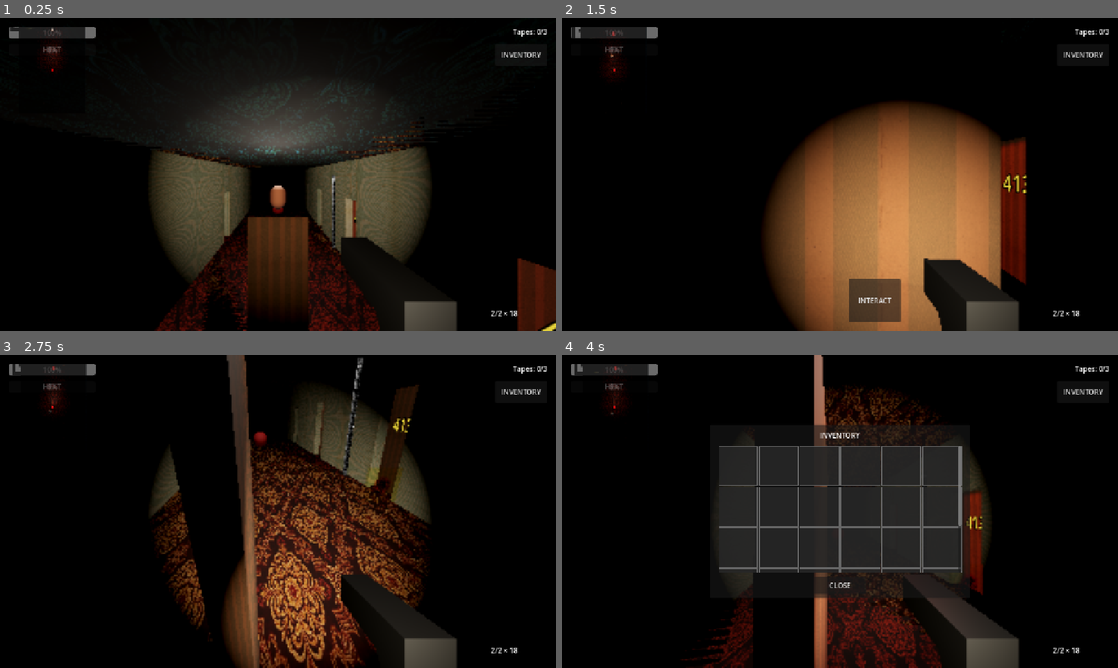
Above: before the commit, frames 1-4 (two rows, left to right).
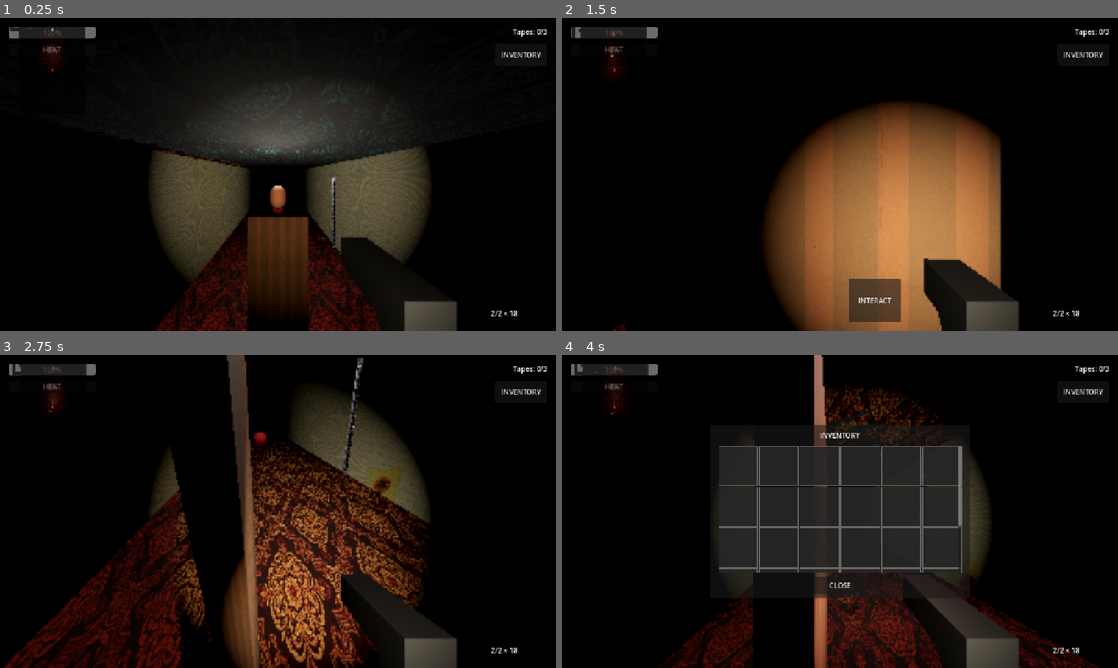
Above: after the commit, the same moments.

Repository: sergesvalov/alex_fight
Game: Godot game, scene res://scenes/levels/hotel_siberia/hotel_level_4.tscn
Same seed, same stepped clock (60 frames per second), same inputs: the game is played once before the commit and once after it. Sound files missing from this copy of the repository are replaced by a short silence.
Inputs (mouse positions are in pixels of both pictures, inside the frame that each line leads up to):
- Up to frame 1 (0.25 s): no input
- Up to frame 2 (1.5 s): tap Enter at 0.5 s; move the mouse to (867, 174) at 0.52 s; hold Up (ui_up) from 0.53 s (still down); click (867, 174) at 0.6 s; move the mouse to (812, 174) at 1.27 s; tap E at 1.35 s
- Up to frame 3 (2.75 s): release Up (ui_up) at 2 s; click "INTERACT" at 2 s
- Up to frame 4 (4 s): move the mouse to (851, 505) at 2.77 s; hold Up (ui_up) from 2.78 s (still down); tap I at 2.85 s; tap Space at 3.5 s; move the mouse to (834, 517) at 3.52 s; tap V at 3.6 s

The runs differ from the first frame. In frame 1, 2.6% of the frame differs, in the area x 23-100%, y 34-100%; in frame 2, 2.1%; in frame 3, 6.8%, in the area x 0-76%, y 9-100%; in frame 4, 2.2%.
Error in both runs: Invalid assignment of property or key 'patrol_points' with value of type 'Array' on a base object of type 'CharacterBody3D (CerberusAI)'. (res://scripts/levels…

Commit message:
feat: add automated room patching scripts and updated hotel room scene geometry to include corridor doors

Diff:
--- /dev/null
+++ b/patch_room_doors.gd
@@ -0,0 +1,64 @@
+extends SceneTree
+
+func _init():
+	var DOOR_SCENE = preload("res://entities/props/door.tscn")
+
+	var scenes_to_patch = [
+		{
+			"path": "res://scenes/levels/hotel_siberia/rooms/single_room.tscn",
+			"hole_pos": Vector3(-2.75, 1.025, -0.25),
+			"door_pos": Vector3(-3.05, 0, -0.25),
+			"door_basis": Basis(Vector3(0, 1, 0), -PI/2)
+		},
+		{
+			"path": "res://scenes/levels/hotel_siberia/rooms/double_room.tscn",
+			"hole_pos": Vector3(4.0, 1.025, 0.5),
+			"door_pos": Vector3(4.3, 0, 0.5),
+			"door_basis": Basis(Vector3(0, 1, 0), PI/2)
+		},
+		{
+			"path": "res://scenes/levels/hotel_siberia/rooms/double_room_large.tscn",
+			"hole_pos": Vector3(4.0, 1.025, 0.5),
+			"door_pos": Vector3(4.3, 0, 0.5),
+			"door_basis": Basis(Vector3(0, 1, 0), PI/2)
+		}
+	]
+
+	for data in scenes_to_patch:
+		var pack = load(data["path"]) as PackedScene
+		if not pack:
+			print("Could not load ", data["path"])
+			continue
+
+		var root = pack.instantiate()
+
+		# 1. Add CorridorHole
+		if not root.has_node("CorridorHole"):
+			var hole = CSGBox3D.new()
+			hole.name = "CorridorHole"
+			hole.operation = CSGBox3D.OPERATION_SUBTRACTION
+			hole.size = Vector3(1.2, 2.05, 1.0)
+			hole.position = data["hole_pos"]
+			root.add_child(hole)
+			hole.owner = root
+			print("Added CorridorHole to ", data["path"])
+
+		# 2. Add MainDoor
+		if not root.has_node("MainDoor"):
+			var door = DOOR_SCENE.instantiate()
+			door.name = "MainDoor"
+			door.position = data["door_pos"]
+			door.basis = data["door_basis"]
+			root.add_child(door)
+			door.owner = root
+
+			# Make all children of instanced scene owned by root too, if needed
+			# Usually not needed if they are part of the packed scene
+			print("Added MainDoor to ", data["path"])
+
+		var new_pack = PackedScene.new()
+		new_pack.pack(root)
+		ResourceSaver.save(new_pack, data["path"])
+		print("Saved ", data["path"])
+
+	quit()
--- /dev/null
+++ b/patch_rooms_godot.gd
@@ -0,0 +1,60 @@
+@tool
+extends EditorScript
+
+func _run():
+	var DOOR_SCENE = load("res://entities/props/door.tscn")
+
+	var scenes_to_patch = [
+		{
+			"path": "res://scenes/levels/hotel_siberia/rooms/single_room.tscn",
+			"hole_pos": Vector3(-2.75, 1.025, -0.25),
+			"door_pos": Vector3(-3.05, 0, -0.25),
+			"door_basis": Basis(Vector3(0, 1, 0), -PI/2)
+		},
+		{
+			"path": "res://scenes/levels/hotel_siberia/rooms/double_room.tscn",
+			"hole_pos": Vector3(4.0, 1.025, 0.5),
+			"door_pos": Vector3(4.3, 0, 0.5),
+			"door_basis": Basis(Vector3(0, 1, 0), PI/2)
+		},
+		{
+			"path": "res://scenes/levels/hotel_siberia/rooms/double_room_large.tscn",
+			"hole_pos": Vector3(4.0, 1.025, 0.5),
+			"door_pos": Vector3(4.3, 0, 0.5),
+			"door_basis": Basis(Vector3(0, 1, 0), PI/2)
+		}
+	]
+
+	for data in scenes_to_patch:
+		var pack = load(data["path"]) as PackedScene
+		if not pack:
+			print("Could not load ", data["path"])
+			continue
+
+		var root = pack.instantiate()
+
+		# 1. Add CorridorHole
+		if not root.has_node("CorridorHole"):
+			var hole = CSGBox3D.new()
+			hole.name = "CorridorHole"
+			hole.operation = CSGBox3D.OPERATION_SUBTRACTION
+			hole.size = Vector3(1.2, 2.05, 1.0)
+			hole.position = data["hole_pos"]
+			root.add_child(hole)
+			hole.owner = root
+			print("Added CorridorHole to ", data["path"])
+
+		# 2. Add MainDoor
+		if not root.has_node("MainDoor"):
+			var door = DOOR_SCENE.instantiate()
+			door.name = "MainDoor"
+			door.position = data["door_pos"]
+			door.basis = data["door_basis"]
+			root.add_child(door)
+			door.owner = root
+			print("Added MainDoor to ", data["path"])
+
+		var new_pack = PackedScene.new()
+		new_pack.pack(root)
+		ResourceSaver.save(new_pack, data["path"])
+		print("Saved ", data["path"])
--- a/scenes/levels/hotel_siberia/rooms/double_room.tscn
+++ b/scenes/levels/hotel_siberia/rooms/double_room.tscn
@@ -134,3 +134,14 @@
 
 [node name="Occluder" type="OccluderInstance3D" parent="WallW"]
 occluder = SubResource("BoxOccluder3D_WallW")
+
+
+
+
+[node name="CorridorHole" type="CSGBox3D" parent="."]
+transform = Transform3D(1, 0, 0, 0, 1, 0, 0, 0, 1, 4.0, 1.025, 0.5)
+operation = 2
+size = Vector3(1.2, 2.05, 1.0)
+
+[node name="MainDoor" parent="." instance=ExtResource("7_door")]
+transform = Transform3D(0, 0, -1, 0, 1, 0, 1, 0, 0, 4.3, 0, 0.5)
--- a/scenes/levels/hotel_siberia/rooms/double_room_large.tscn
+++ b/scenes/levels/hotel_siberia/rooms/double_room_large.tscn
@@ -158,3 +158,14 @@
 
 [node name="Occluder3" type="OccluderInstance3D" parent="WallE_R"]
 occluder = SubResource("BoxOccluder3D_WallE")
+
+
+
+
+[node name="CorridorHole" type="CSGBox3D" parent="."]
+transform = Transform3D(1, 0, 0, 0, 1, 0, 0, 0, 1, 4.0, 1.025, 0.5)
+operation = 2
+size = Vector3(1.2, 2.05, 1.0)
+
+[node name="MainDoor" parent="." instance=ExtResource("7_door")]
+transform = Transform3D(0, 0, -1, 0, 1, 0, 1, 0, 0, 4.3, 0, 0.5)
--- a/scenes/levels/hotel_siberia/rooms/single_room.tscn
+++ b/scenes/levels/hotel_siberia/rooms/single_room.tscn
@@ -123,3 +123,12 @@
 
 [node name="Occluder" type="OccluderInstance3D" parent="WC_WallE"]
 occluder = SubResource("BoxOccluder3D_WC_WallE")
+
+
+[node name="CorridorHole" type="CSGBox3D" parent="."]
+transform = Transform3D(1, 0, 0, 0, 1, 0, 0, 0, 1, -2.75, 1.025, -0.25)
+operation = 2
+size = Vector3(1.2, 2.05, 1.0)
+
+[node name="MainDoor" parent="." instance=ExtResource("6_door")]
+transform = Transform3D(0, 0, 1, 0, 1, 0, -1, 0, 0, -3.05, 0, -0.25)
--- a/scripts/levels/hotel_level_generator_geometry.gd
+++ b/scripts/levels/hotel_level_generator_geometry.gd
@@ -54,11 +54,9 @@
 
 		if is_left:
 			room = double_room_large_scene.instantiate() if data["type"] == "large" else double_room_scene.instantiate()
-			HotelDoorGenerator.create_room_main_door(room, Vector3(4.3, 0, 0.5), true)
 			HotelDoorGenerator.create_room_wc_door(room, Vector3(1.55, 0, -3.6), true)
 		else:
 			room = single_room_scene.instantiate()
-			HotelDoorGenerator.create_room_main_door(room, Vector3(-3.05, 0, -0.25), false)
 			HotelDoorGenerator.create_room_wc_door(room, Vector3(-2.2, 0, -0.25), false)
 
 		room.name = prefix + room_number
@@ -87,28 +85,13 @@
 		if "carpet_color" in room:
 			room.carpet_color = carpet_color
 
-		var flip_mult = -1.0 if is_flipped else 1.0
-		var current_door_offset = (room_door_z_offset if is_left else -0.25 * GlobalConfig.get_floor_scale()) * flip_mult
-		var half_opening = room_door_opening_width / 2.0
-		var door_center_z = c_z + current_door_offset
-		var door_top_z = door_center_z + half_opening
-		var door_bottom_z = door_center_z - half_opening
-
-		if prev_z > door_top_z:
-			_create_wall(parent, "CorrWall_" + side_str + str(i), Vector3(wall_x, 0, (prev_z + door_top_z) / 2.0), prev_z - door_top_z)
-
-		var lintel_height = corridor_height - room_door_height
-		if lintel_height > 0.01:
-			var lintel_y = room_door_height + lintel_height / 2.0
-			_create_csg_box(parent, "CorrWall_" + side_str + "Lintel_" + str(i), Vector3(wall_x, lintel_y, door_center_z), Vector3(wall_thickness, lintel_height, room_door_opening_width), false, false)
-
-		prev_z = door_bottom_z
-
+	# Generate continuous corridor wall using CSG Subtraction from rooms
 	var f_scale = GlobalConfig.get_floor_scale()
 	var end_wall_z = -30.0 * f_scale if is_left else -20.0 * f_scale
-
-	if prev_z > end_wall_z:
-		_create_wall(parent, "CorrWall_" + side_str + "end", Vector3(wall_x, 0, (end_wall_z + prev_z) / 2.0), prev_z - end_wall_z)
+	var wall_length = corridor_start_z - end_wall_z
+	var wall_center_z = (corridor_start_z + end_wall_z) / 2.0
+
+	_create_wall(parent, "CorrWall_Solid_" + side_str, Vector3(wall_x, 0, wall_center_z), wall_length)
 
 func _generate_map_decals(parent: Node3D) -> void:
 	# Place near the elevator (North end) where it's a solid wall on both sides
--- /dev/null
+++ b/tests/dump_all.gd
@@ -0,0 +1,25 @@
+extends SceneTree
+
+func _init() -> void:
+    var gen_script = load("res://scripts/levels/hotel_level_generator.gd")
+    var generator = Node3D.new()
+    generator.set_script(gen_script)
+    root.add_child(generator)
+
+    generator._generate_level()
+
+    var file = FileAccess.open("res://tests/all_nodes_dump.txt", FileAccess.WRITE)
+
+    var queue = [generator]
+    while queue.size() > 0:
+        var curr = queue.pop_back()
+        var global_pos = curr.global_transform.origin if "global_transform" in curr else Vector3.ZERO
+        var parent = curr.get_parent().name if curr.get_parent() else "None"
+        file.store_string(curr.name + " (Parent: " + parent + ") type: " + curr.get_class() + " pos: " + str(global_pos) + "\n")
+
+        for child in curr.get_children():
+            queue.append(child)
+
+    file.close()
+    print("Done dumping to res://tests/all_nodes_dump.txt")
+    quit(0)
--- /dev/null
+++ b/tests/dump_doors.gd
@@ -0,0 +1,29 @@
+extends SceneTree
+
+func _init() -> void:
+    var gen_script = load("res://scripts/levels/hotel_level_generator.gd")
+    var generator = Node3D.new()
+    generator.set_script(gen_script)
+    root.add_child(generator)
+
+    generator._generate_level()
+
+    await get_tree().process_frame
+    await get_tree().process_frame
+
+    var file = FileAccess.open("res://tests/doors_dump.txt", FileAccess.WRITE)
+
+    var queue = [generator]
+    while queue.size() > 0:
+        var curr = queue.pop_back()
+        if curr.name.find("Door") != -1 or curr.scene_file_path.find("door.tscn") != -1:
+            var global_pos = curr.global_transform.origin
+            var parent = curr.get_parent().name if curr.get_parent() else "None"
+            file.store_string("Found Door: " + curr.name + " (Parent: " + parent + ") at " + str(global_pos) + " Rot: " + str(curr.rotation_degrees) + "\n")
+
+        for child in curr.get_children():
+            queue.append(child)
+
+    file.close()
+    print("Done dumping to res://tests/doors_dump.txt")
+    quit(0)
--- /dev/null
+++ b/tests/dump_doors_mocked.gd
@@ -0,0 +1,35 @@
+extends SceneTree
+
+func _init() -> void:
+    var gen_script = load("res://scripts/levels/hotel_level_generator.gd")
+    var generator = Node3D.new()
+    generator.set_script(gen_script)
+    root.add_child(generator)
+
+    # Mock edited_scene_root to prevent crash
+    get_tree().edited_scene_root = root
+
+    generator._generate_level()
+
+    var queue = [generator]
+    while queue.size() > 0:
+        var curr = queue.pop_back()
+        var global_pos = curr.global_transform.origin if "global_transform" in curr else Vector3.ZERO
+        var parent = curr.get_parent().name if curr.get_parent() else "None"
+
+        var is_door = false
+        if curr.name.find("Door") != -1 or curr.name.find("door") != -1:
+            is_door = true
+        elif curr is MeshInstance3D or curr is CSGShape3D:
+            # Maybe it's a misplaced wall or wardrobe?
+            if abs(global_pos.x) < 2.5 and abs(global_pos.z) < 2.0:
+                print("FOUND_OBJECT_IN_MIDDLE: " + curr.name + " (" + curr.get_class() + ") at " + str(global_pos) + " Rot: " + str(curr.rotation_degrees if "rotation_degrees" in curr else Vector3.ZERO))
+
+        if is_door:
+            print("FOUND_DOOR: " + curr.name + " at " + str(global_pos) + " Rot: " + str(curr.rotation_degrees))
+
+        for child in curr.get_children():
+            queue.append(child)
+
+    print("DONE_DUMPING")
+    quit(0)
--- /dev/null
+++ b/tests/dump_stdout.gd
@@ -0,0 +1,23 @@
+extends SceneTree
+
+func _init() -> void:
+    var gen_script = load("res://scripts/levels/hotel_level_generator.gd")
+    var generator = Node3D.new()
+    generator.set_script(gen_script)
+    root.add_child(generator)
+
+    generator._generate_level()
+
+    var queue = [generator]
+    while queue.size() > 0:
+        var curr = queue.pop_back()
+        var global_pos = curr.global_transform.origin if "global_transform" in curr else Vector3.ZERO
+        var parent = curr.get_parent().name if curr.get_parent() else "None"
+        if curr.name.find("Door") != -1 or curr.name.find("door") != -1:
+            print("FOUND_DOOR: " + curr.name + " at " + str(global_pos))
+
+        for child in curr.get_children():
+            queue.append(child)
+
+    print("DONE_DUMPING")
+    quit(0)
--- /dev/null
+++ b/tests/find_doors.gd
@@ -0,0 +1,22 @@
+extends SceneTree
+
+func _init():
+	var scene = load("res://scenes/levels/hotel_siberia/base_hotel_level.tscn")
+	var root = scene.instantiate()
+	var gen = root.get_node("HotelLevelGenerator")
+	gen._generate_level()
+
+	var file = FileAccess.open("C:/wndr/repo/alex_fight/door_dump.txt", FileAccess.WRITE)
+	file.store_line("--- DOOR DUMP ---")
+	_dump_doors(root, "", file)
+	file.close()
+	quit()
+
+func _dump_doors(node: Node, path: String, file: FileAccess):
+	if "Door" in node.name:
+		var pos = "unknown"
+		if node is Node3D:
+			pos = str(node.global_transform.origin)
+		file.store_line(path + node.name + " -> pos: " + pos)
+	for child in node.get_children():
+		_dump_doors(child, path + node.name + "/", file)
--- /dev/null
+++ b/tests/map_generator.gd
@@ -0,0 +1,62 @@
+extends SceneTree
+
+var step = 0.5
+var min_x = -12.0
+var max_x = 12.0
+var min_z = -35.0
+var max_z = 35.0
+
+func _init() -> void:
+    var gen_script = load("res://scripts/levels/hotel_level_generator.gd")
+    var generator = Node3D.new()
+    generator.set_script(gen_script)
+    root.add_child(generator)
+
+    generator._generate_level()
+
+    # Let physics update so CSG collision shapes are created
+    await get_tree().physics_frame
+    await get_tree().physics_frame
+    await get_tree().physics_frame
+
+    var heights = [0.1, 1.0, 3.5] # floor, 1m, ceiling
+    var height_names = ["Floor Level (Y=0.1)", "1 Meter Height (Y=1.0)", "Ceiling/Wall Intersection (Y=3.5)"]
+
+    var map_str = "Hotel Level Geometry Maps (Actual coordinates)\n\n"
+
+    var space_state = generator.get_world_3d().direct_space_state
+
+    for h_idx in range(heights.size()):
+        var h = heights[h_idx]
+        map_str += "### " + height_names[h_idx] + "\n```text\n"
+
+        var z = min_z
+        while z <= max_z:
+            var line = ""
+            var x = min_x
+            while x <= max_x:
+                var pos = Vector3(x, h, z)
+                var p = PhysicsPointQueryParameters3D.new()
+                p.position = pos
+                p.collision_mask = 2 # Generator uses collision_layer=2 for walls/floors
+
+                var results = space_state.intersect_point(p, 1)
+                if results.size() > 0:
+                    line += "#"
+                else:
+                    # Check if inside doorway or room bounding boxes.
+                    # Since we only checking collision mask 2, it'll print '#' for solid walls
+                    # We might want more details?
+                    line += "."
+                x += step
+            map_str += line + "\n"
+            z += step
+
+        map_str += "```\n\n"
+
+    var file = FileAccess.open("res://tests/generated_map.txt", FileAccess.WRITE)
+    file.store_string(map_str)
+    file.close()
+
+    print("Map generated to res://tests/generated_map.txt")
+    quit(0)
Not shown, added: patch_output.txt
Not shown, changed: .agents/AGENTS.md
Not shown, added: patch_rooms.py
Not shown, added: scratch/generate_map.py
